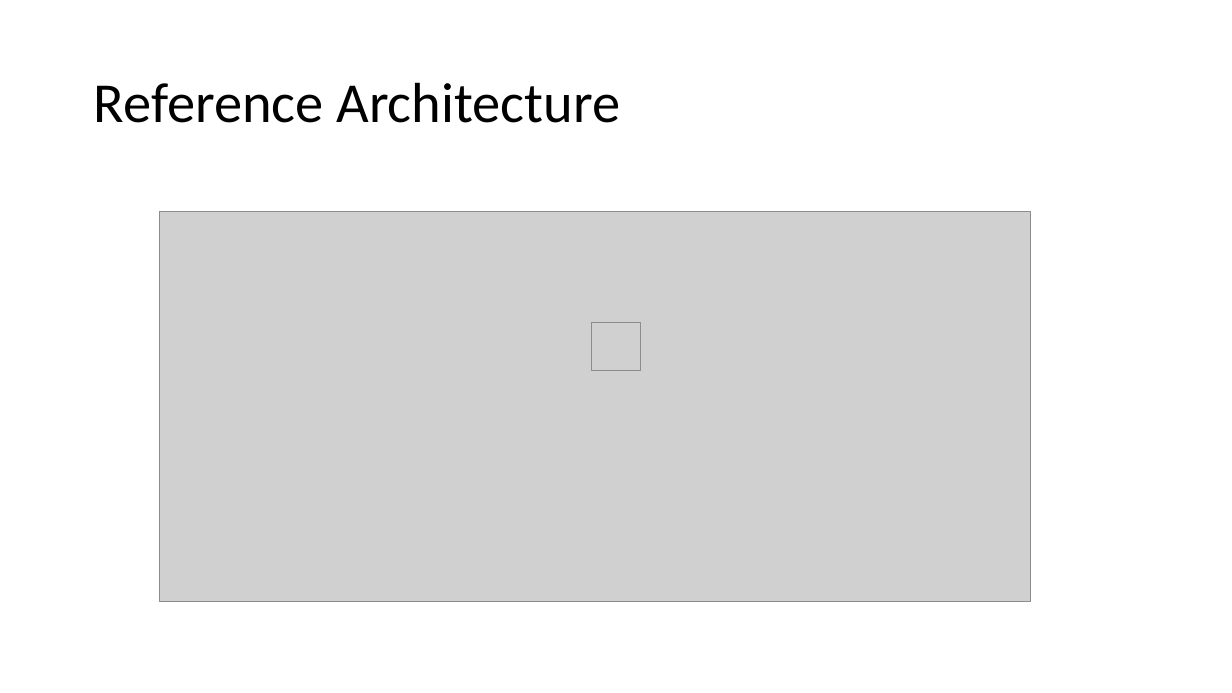
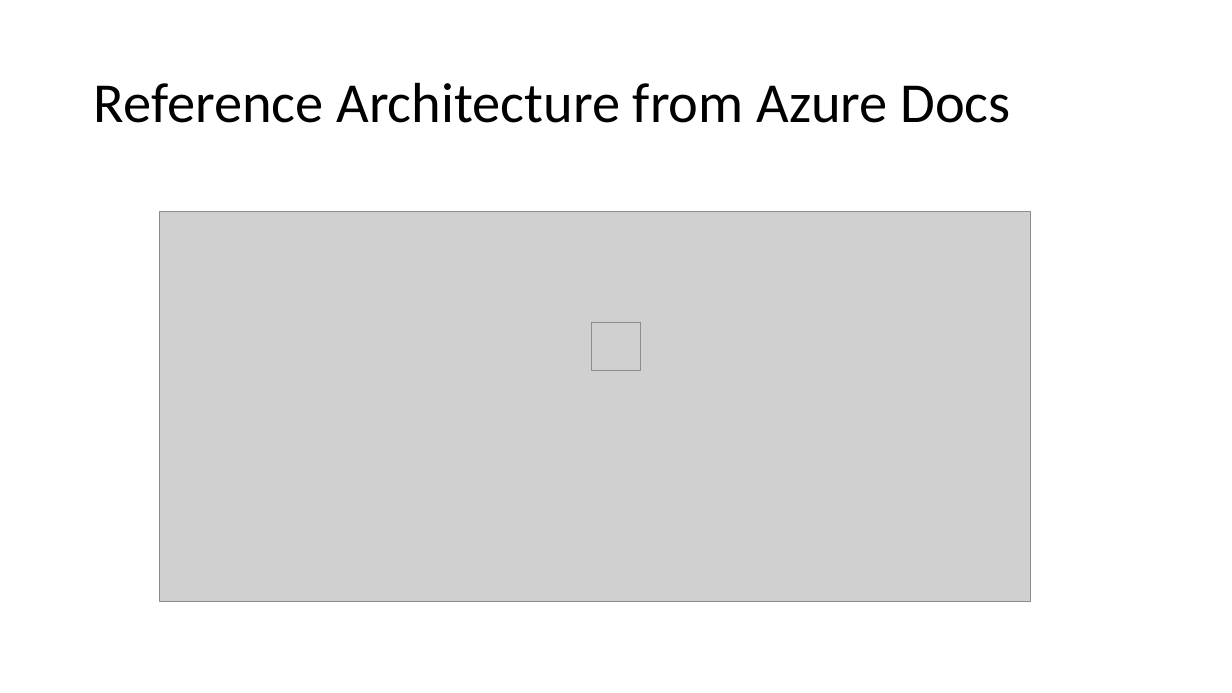
Before and after one commit to naveedzaheer/csa-hack-prep, a slide deck: slide 3 of docs/Serverless-PoC.pptx (slide 8 before the commit). Drawn at 1232x693 pixels with LibreOffice and Linux fonts; fonts in the diff are those of the drawing; grey boxes stand for pictures. Boxes give left, top, right and bottom in pixels: in the first picture for what was removed or moved away, otherwise in the second. Text is boxed around its words. In the diff, an @@ line names an element or a change of style, - is before the commit and + after.

```diff
--- a/docs/Serverless-PoC.pptx
+++ b/docs/Serverless-PoC.pptx
@@ title at <box>94,82,1010,123</box>: text changed @@
-Reference Architecture
+Reference Architecture from Azure Docs
```
Also in this commit, not shown: 1 other slide changed, 32 other files.
